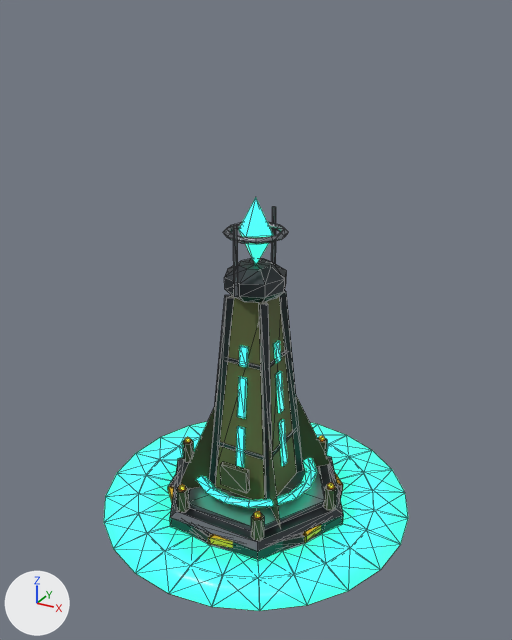
Two versions of the glTF model godot/assets/models/totem.glb, one commit apart.
One viewpoint serves both versions: a 50 mm lens placed at (2.99, -5.44, 4.75), pointed at (0.05, -0.08, 2.08). The axes (+X, +Y, +Z) are drawn at lower left. The lights are the same throughout. The picture after the commit comes second. Mesh edges are drawn as thin lines. Vertices at exactly the same position are counted once.

Names of what the first picture shows: 'totem'.
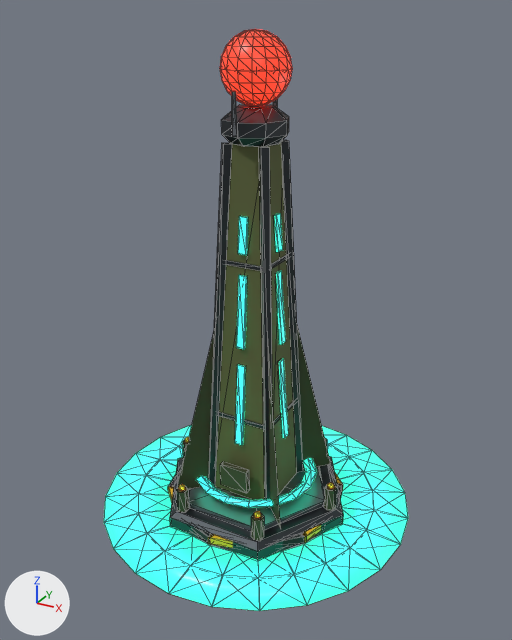
Patch to the scene script:
```diff
--- a/godot/assets/models/totem.glb.py
+++ b/godot/assets/models/totem.glb.py
@@ mat_lamp_red @@
+mat_lamp_red = principled_material('lamp_red')
+mat_lamp_red.base_color = (1.0, 0.0232, 0.0103)  # red #ff2a1a
+mat_lamp_red.roughness = 0.4
+mat_lamp_red.emission_color = (1.0, 0.0232, 0.0103)  # red #ff2a1a
+mat_lamp_red.emission_strength = 2.5
@@ me_totem @@
 # used by ob_totem; location = (0.0, 0.0, 0.0)
-me_totem.from_pydata(...)  # 674 vertices, 1128 faces; spans x -1.6..1.6, y -1.6..1.6, z 0.0..3.22
+me_totem.from_pydata(...)  # 821 vertices, 1428 faces; spans x -1.6..1.6, y -1.6..1.6, z 0.0..4.6
+# me_totem part 1: the loose piece of 9 vertices spanning x -0.31..0.31, y -0.31..0.31, z 0.72..0.76 is moved by (0.0, 0.0, 0.35)
+# me_totem part 2: the loose piece of 9 vertices spanning x -0.24..0.24, y -0.24..0.24, z 1.66..1.7 is moved by (0.0, 0.0, 0.98)
+# me_totem part 3: the loose piece of 8 vertices spanning x -0.03..0.03, y 0.34..0.39, z 2.4..3.05 is scaled about its middle by (1, 1, 0.538), then moved by (0.0, 0.0, 1.25)
+# me_totem part 4: the loose piece of 8 vertices spanning x -0.03..0.03, y -0.39..-0.34, z 2.4..3.05 is scaled about its middle by (1, 1, 0.538), then moved by (0.0, 0.0, 1.25)
+# me_totem part 5: the loose piece of 8 vertices spanning x 0.21..0.26, y -0.04..0.04, z 1.65..1.85 is scaled about its middle by (1.15, 1, 1.67), then moved by (-0.01, 0.0, 1.18)
+# me_totem part 6: the loose piece of 8 vertices spanning x -0.04..0.04, y -0.35..-0.28, z 0.5..1.0 is scaled about its middle by (1, 1.26, 1.41), then moved by (0.0, 0.05, 1.46)
+# me_totem part 7: the loose piece of 8 vertices spanning x -0.04..0.04, y -0.26..-0.21, z 1.65..1.85 is scaled about its middle by (1, 1.15, 1.67), then moved by (0.0, 0.01, 1.18)
+# me_totem part 8: the loose piece of 8 vertices spanning x 0.24..0.3, y -0.04..0.04, z 1.11..1.53 is rebuilt with 8 vertices and now spans x 0.26..0.35, y -0.04..0.04, z 0.84..1.67
+# me_totem part 9: the loose piece of 8 vertices spanning x -0.04..0.04, y -0.3..-0.24, z 1.11..1.53 is rebuilt with 8 vertices and now spans x -0.04..0.04, y -0.35..-0.26, z 0.84..1.67
+# me_totem part 10: a new loose piece of 222 vertices spanning x -0.3..0.3, y -0.3..0.3, z 3.7..4.6
+# me_totem part 11: the loose piece of 48 vertices spanning x -0.3..0.3, y -0.3..0.3, z 2.87..2.93 is deleted
+# me_totem part 12: the loose piece of 6 vertices spanning x -0.18..0.18, y -0.18..0.18, z 2.58..3.22 is deleted
+# me_totem part 13: 4 vertices moved from x -0.25..0.25, y -0.25..0.25, z 1.3 to x -0.25..0.25, y -0.25..0.25, z 2.18; 78 vertices removed from x -0.35..0.35, y -0.3..0.35, z 0.5..2.6; 24 vertices added at x -0.3..0.3, y -0.04..0.3, z 1.86..2.56
+# me_totem part 14: 21 vertices added at x -0.23..0.23, y -0.23..0.23, z 3.7
+# other edits to the shape of me_totem do not show in these pictures
 me_totem.materials.append(mat_gunmetal)
@@ me_totem @@
 me_totem.materials.append(mat_teal)
+me_totem.materials.append(mat_lamp_red)  # red #ff2a1a, glowing red #ff2a1a
```

Changed parts and their boxes (x1, y1, x2, y2) in the pictures (512 x 640 px; the box of a moved part takes in the faces that stretch with it):
'totem', reshaped (40% taller): before (104, 197, 408, 611); after (104, 29, 408, 611)
part 1 of me_totem, moved or reshaped (mostly hidden): before (218, 430, 294, 460); after (217, 400, 295, 429)
part 2 of me_totem, moved or reshaped: before (226, 350, 287, 370); after (224, 254, 288, 271)
part 3 of me_totem, moved or reshaped (mostly hidden afterwards): before (271, 207, 276, 264); after (273, 98, 278, 108)
part 4 of me_totem, moved or reshaped: before (233, 225, 239, 297); after (232, 91, 237, 137)
part 5 of me_totem, moved or reshaped: before (274, 341, 281, 363); after (274, 213, 283, 252)
part 6 of me_totem, moved or reshaped: before (236, 426, 246, 468); after (236, 275, 247, 350)
part 7 of me_totem, moved or reshaped: before (239, 345, 248, 367); after (238, 216, 248, 255)
part 8 of me_totem, rebuilt (22% wider, 86% taller): before (276, 371, 284, 413); after (279, 359, 289, 438)
part 9 of me_totem, rebuilt: before (237, 377, 247, 419); after (235, 365, 245, 445)
part 10 of me_totem, added: after (219, 29, 292, 147)
part 11 of me_totem, deleted: before (223, 222, 289, 244)
part 12 of me_totem, deleted (green): before (239, 197, 273, 264)
part 13 of me_totem, built on: before (178, 258, 331, 529); after (177, 271, 331, 529)
part 14 of me_totem, added: after (208, 140, 303, 508)
